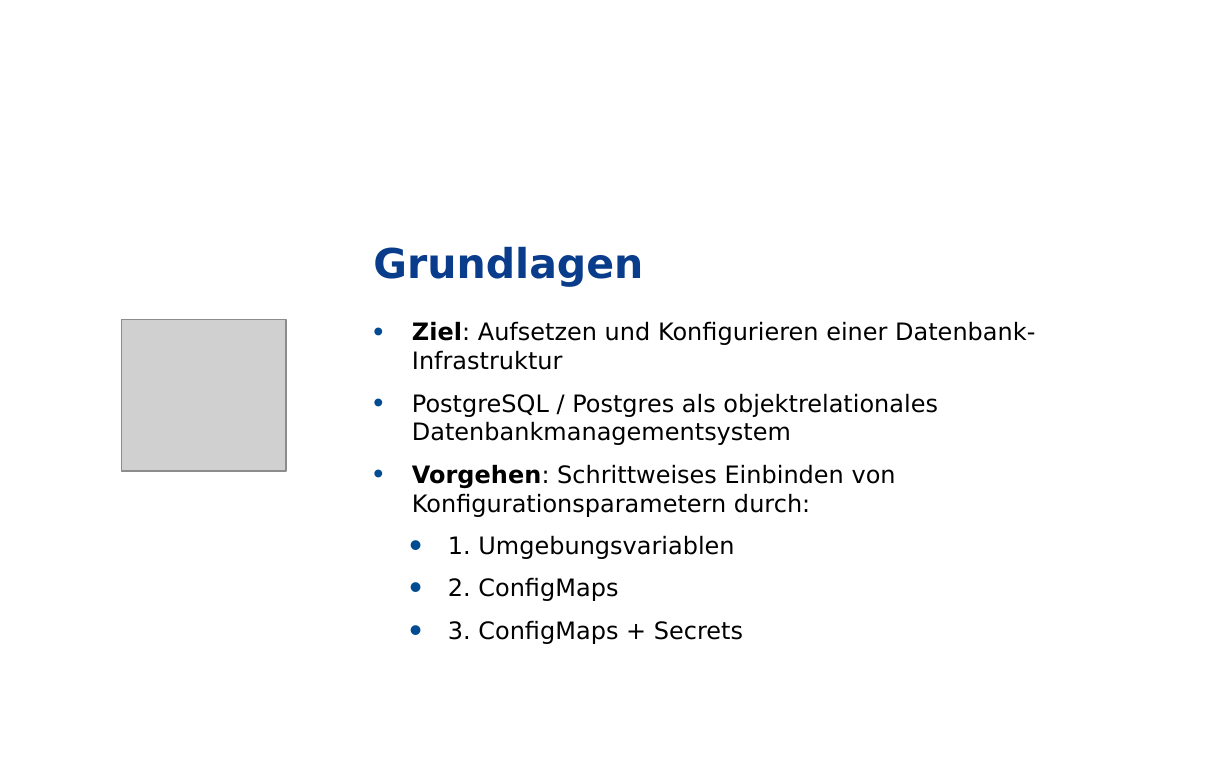
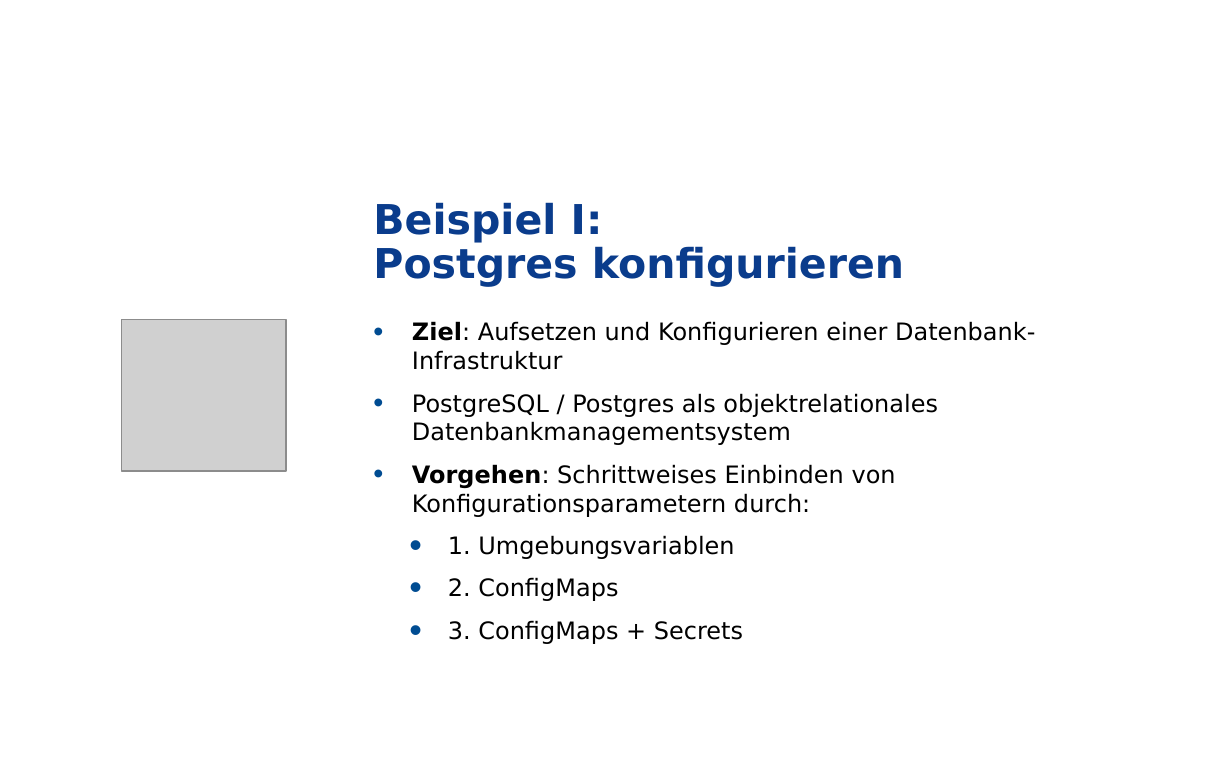
Before and after one commit to grothesk/deepshore-labs, a slide deck: slide 4 of 04-configmaps-und-secrets/deeptalk-04.pptx. Drawn at 1232x770 pixels with LibreOffice and Linux fonts; fonts in the diff are those of the drawing; grey boxes stand for pictures; background and template pictures are left out. Boxes give left, top, right and bottom in pixels: in the first picture for what was removed or moved away, otherwise in the second. Text is boxed around its words. In the diff, an @@ line names an element or a change of style, - is before the commit and + after.

```diff
--- a/04-configmaps-und-secrets/deeptalk-04.pptx
+++ b/04-configmaps-und-secrets/deeptalk-04.pptx
@@ title at bbox=[373, 202, 904, 287]: text changed @@
-Grundlagen
+Beispiel I:
+Postgres konfigurieren
```
Also in this commit, not shown: 5 other slides changed, 1 slide added, 1 other file.
